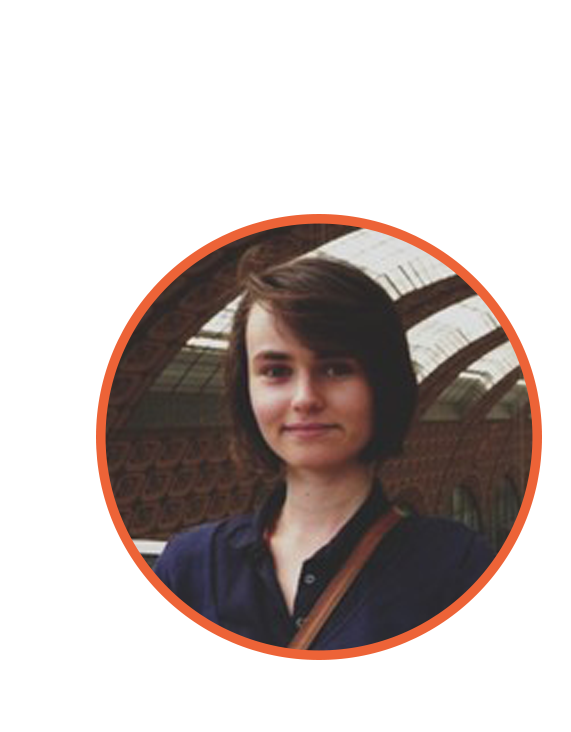
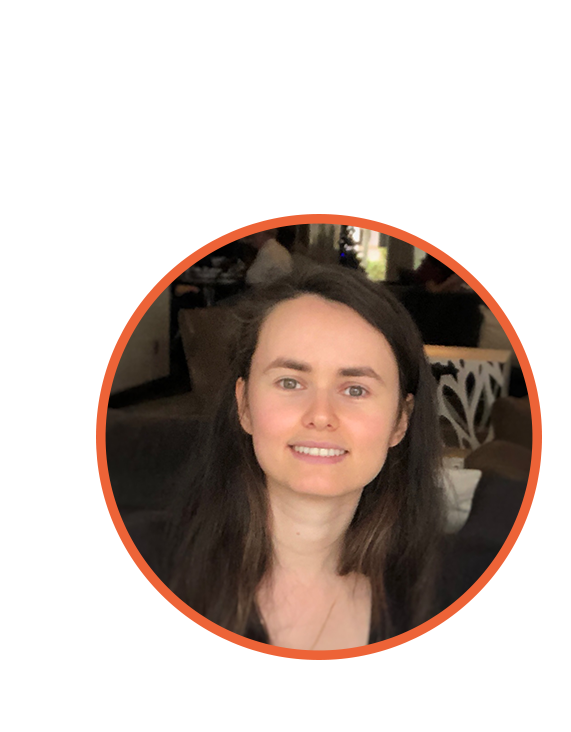
The second 571 x 732 image is a revision of the first. Changes to its layers:
added layer "Gabs Pic Linkedin" above "Ellipse 1" over [105,223,533,651]
moved "Ellipse 1" above "Layer 1" over [105,223,533,651]
hid "Layer 1" over [105,223,533,651]
